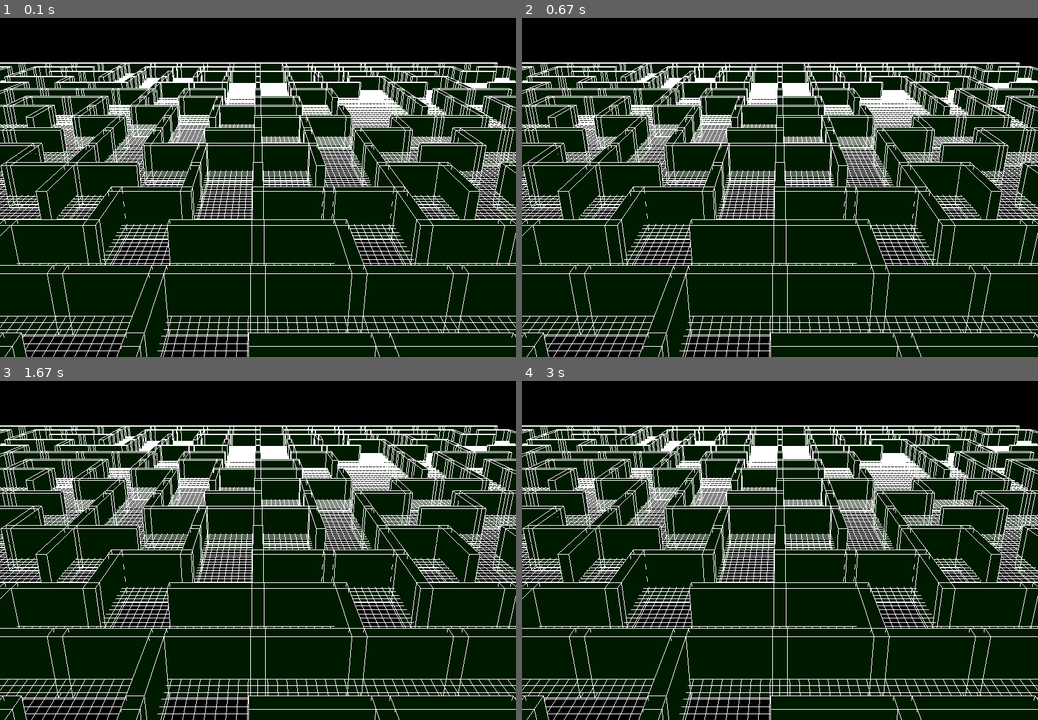
Above: before the commit, frames 1-4 (two rows, left to right).
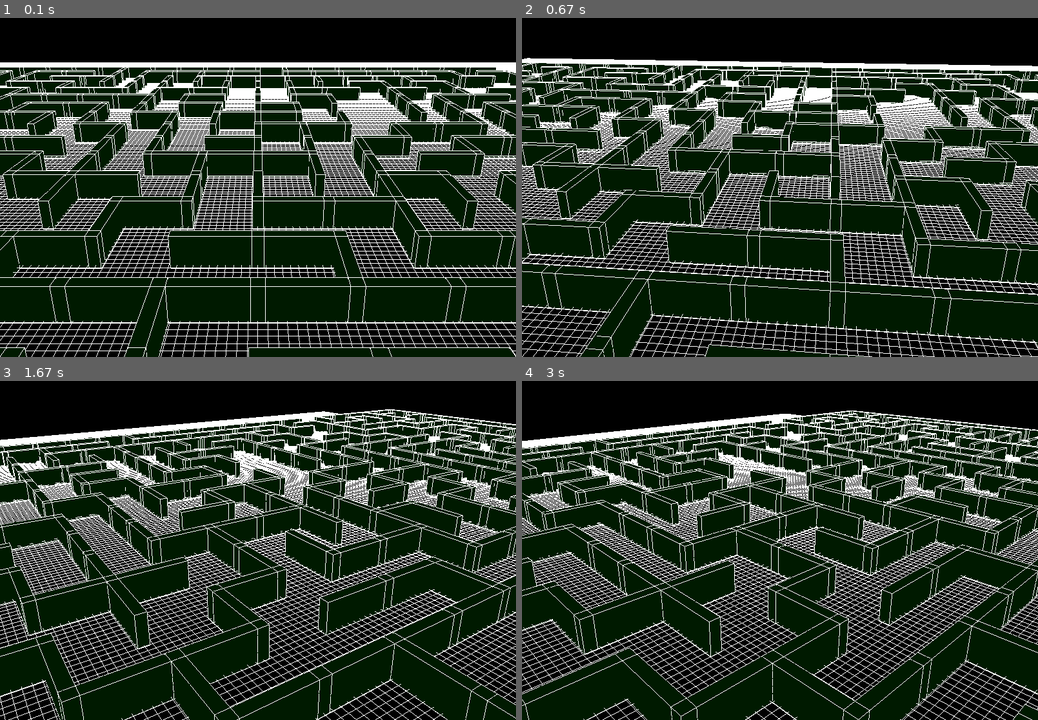
Above: after the commit, the same moments.

Repository: antonioam82/tank_controller
Game: pygame game, started from tank_demo_maze.py
Same seed, same stepped clock (60 frames per second), same inputs: the game is played once before the commit and once after it.
Inputs:
- Up to frame 1 (0.1 s): no input
- Up to frame 2 (0.67 s): tap T at 0.33 s
- Up to frame 3 (1.67 s): tap F at 0.67 s; tap G at 1 s; hold R from 1.33 s (still down)
- Up to frame 4 (3 s): release R at 1.8 s; tap F at 1.83 s; tap T at 2.17 s; tap G at 2.5 s

The runs differ from the first frame. In frame 1, 25% of the frame differs, in the area x 0-100%, y 13-100%; in frame 2, 37%; in frame 3, 43%; in frame 4, 44%, in the area x 0-100%, y 8-100%.

Commit message:
Inicio introduccion de roaciones de escena

Diff:
--- a/tank_demo_maze.py
+++ b/tank_demo_maze.py
@@ -11,7 +11,7 @@
 import numpy as np
 from pathlib import Path
 
-grid_size = 110
+grid_size = 140
 grid_spacing = 1
 
 def load_object(filename):
@@ -63,11 +63,11 @@
 def draw_grid():
     grid_list = glGenLists(1)
     glNewList(grid_list, GL_COMPILE)
-    glEnable(GL_POLYGON_OFFSET_FILL)
+    '''glEnable(GL_POLYGON_OFFSET_FILL)
     glPolygonOffset(0.9,0.9)
 
-    '''glBegin(GL_QUADS)
-    glColor3f(0.1,0.4,0.2)
+    glBegin(GL_QUADS)
+    glColor3f(0.1,0.4,0.8)
     glVertex3f(-grid_size,-2,-grid_size)
     glVertex3f(grid_size,-2,-grid_size)
     glVertex3f(grid_size,-2,grid_size)
@@ -96,6 +96,10 @@
     pygame.init()
     display = (800, 600)
     #mov_z = 0.001
+
+    scene_rotx = 0.0
+    scene_roty = 0.0
+    scene_rotz = 0.0
 
     pygame.display.set_mode(display, DOUBLEBUF | OPENGL)
     glEnable(GL_DEPTH_TEST)
@@ -131,11 +135,25 @@
                 if e.key == K_ESCAPE:
                     running = False
 
+        key = pygame.key.get_pressed()
+
+        if key[pygame.K_r]:
+            glRotatef(2,0.0,1.0,0.0)
+        elif key[pygame.K_t]:
+            glRotatef(-2,0.0,1.0,0.0)
+
+        if key[pygame.K_f]:
+            glRotatef(2,1.0,0.0,0.0)
+        elif key[pygame.K_g]:
+            glRotatef(-2,1.0,0.0,0.0)
+
+
+
         glClear(GL_COLOR_BUFFER_BIT | GL_DEPTH_BUFFER_BIT)
         glCallList(grid)
         glPushMatrix()
         glRotatef(90, 1.0, 0.0, 0.0)
-        glScale(10.0,10.0,5.0)
+        glScale(10.0,10.0,3.0)
         glCallList(model_maze)
         glPopMatrix()
         #glTranslatef(0,0,mov_z)
